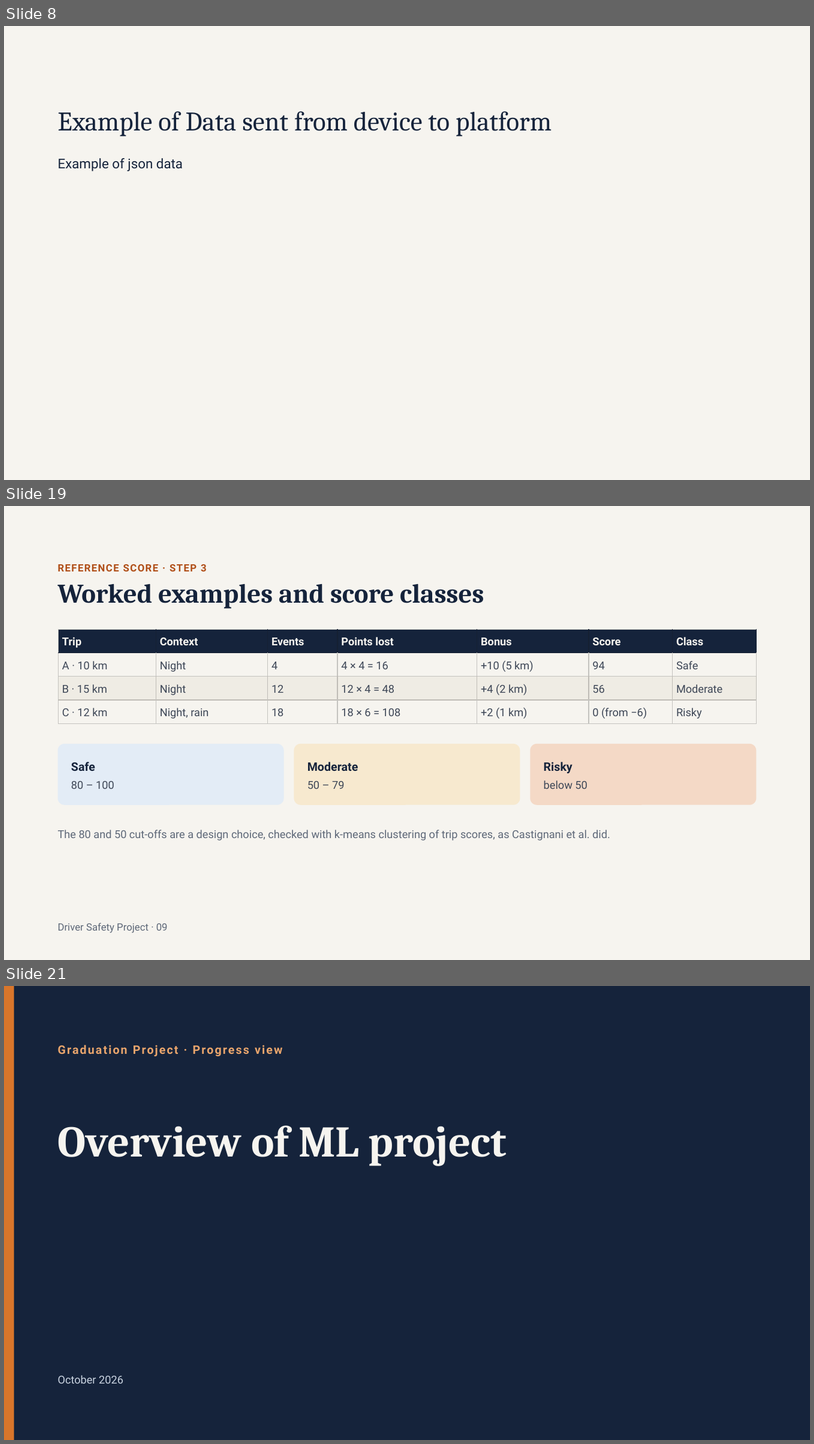
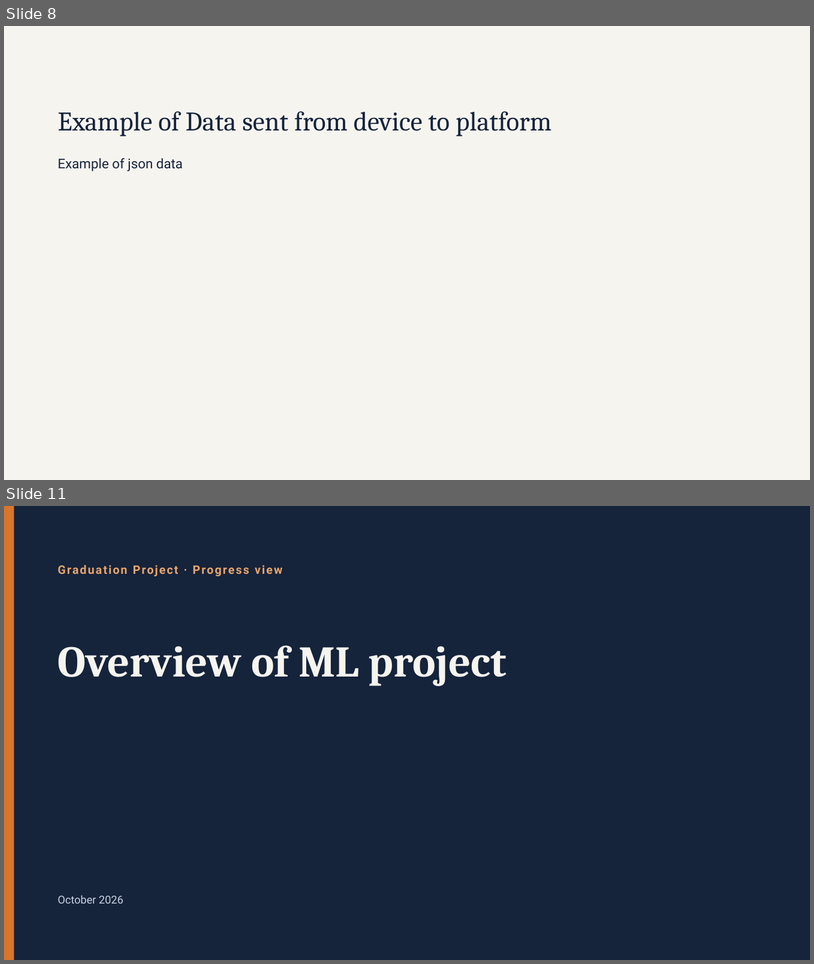
Before and after one commit to Osama-Gamil/Driver-Behaviour-PR, a slide deck: presentation/Driver_Safety_Project_organized.pptx. Shown one above the other, each under a label of ours: slides 8, 19 and 21 before the commit, slides 8 and 11 after it; the slides between them are not shown. The pictures are 814x1444 and 814x964 pixels, drawn with LibreOffice and Linux fonts; fonts in the diff are those of the drawing. Boxes give left, top, right and bottom in pixels: in the first picture for what was removed or moved away, otherwise in the second. Text is boxed around its words. In the diff, an @@ line names an element or a change of style, - is before the commit and + after.

```diff
--- a/presentation/Driver_Safety_Project_organized.pptx
+++ b/presentation/Driver_Safety_Project_organized.pptx
@@ slide 19 removed at bbox=[4, 506, 810, 960], background #F6F4EF @@
@@ text removed at bbox=[58, 564, 207, 571] @@
-REFERENCE SCORE · STEP 3
@@ title removed at bbox=[58, 584, 484, 609] @@
-Worked examples and score classes
@@ table removed at bbox=[59, 630, 758, 724], 4 rows, 7 columns @@
-Trip | Context | Events | Points lost | Bonus | Score | Class
-A · 10 km | Night | 4 | 4 × 4 = 16 | +10 (5 km) | 94 | Safe
-B · 15 km | Night | 12 | 12 × 4 = 48 | +4 (2 km) | 56 | Moderate
-C · 12 km | Night, rain | 18 | 18 × 6 = 108 | +2 (1 km) | 0 (from −6) | Risky
@@ rounded rectangle removed at bbox=[58, 744, 284, 805] @@
@@ rounded rectangle removed at bbox=[294, 744, 521, 805] @@
@@ rounded rectangle removed at bbox=[530, 744, 756, 805] @@
@@ text removed at bbox=[71, 762, 95, 771] @@
-Safe
@@ text removed at bbox=[308, 762, 359, 771] @@
-Moderate
@@ text removed at bbox=[544, 762, 573, 773] @@
-Risky
@@ text removed at bbox=[71, 781, 114, 789] @@
-80 – 100
@@ text removed at bbox=[308, 781, 344, 789] @@
-50 – 79
@@ text removed at bbox=[544, 780, 587, 789] @@
-below 50
@@ text removed at bbox=[58, 829, 611, 840] @@
-The 80 and 50 cut-offs are a design choice, checked with k-means clustering of trip scores, as Castignani et al. did.
@@ text removed at bbox=[58, 922, 168, 933] @@
-Driver Safety Project · 09
@@ what was slide 21 is now slide 11 @@
```
Also in this commit, not shown: 11 other slides removed, 1 other file.
